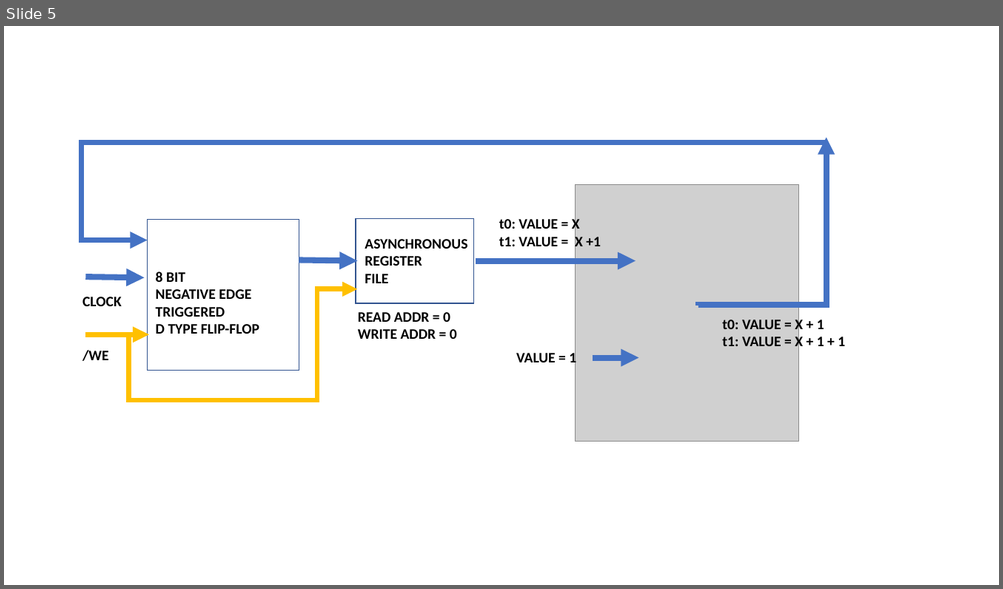
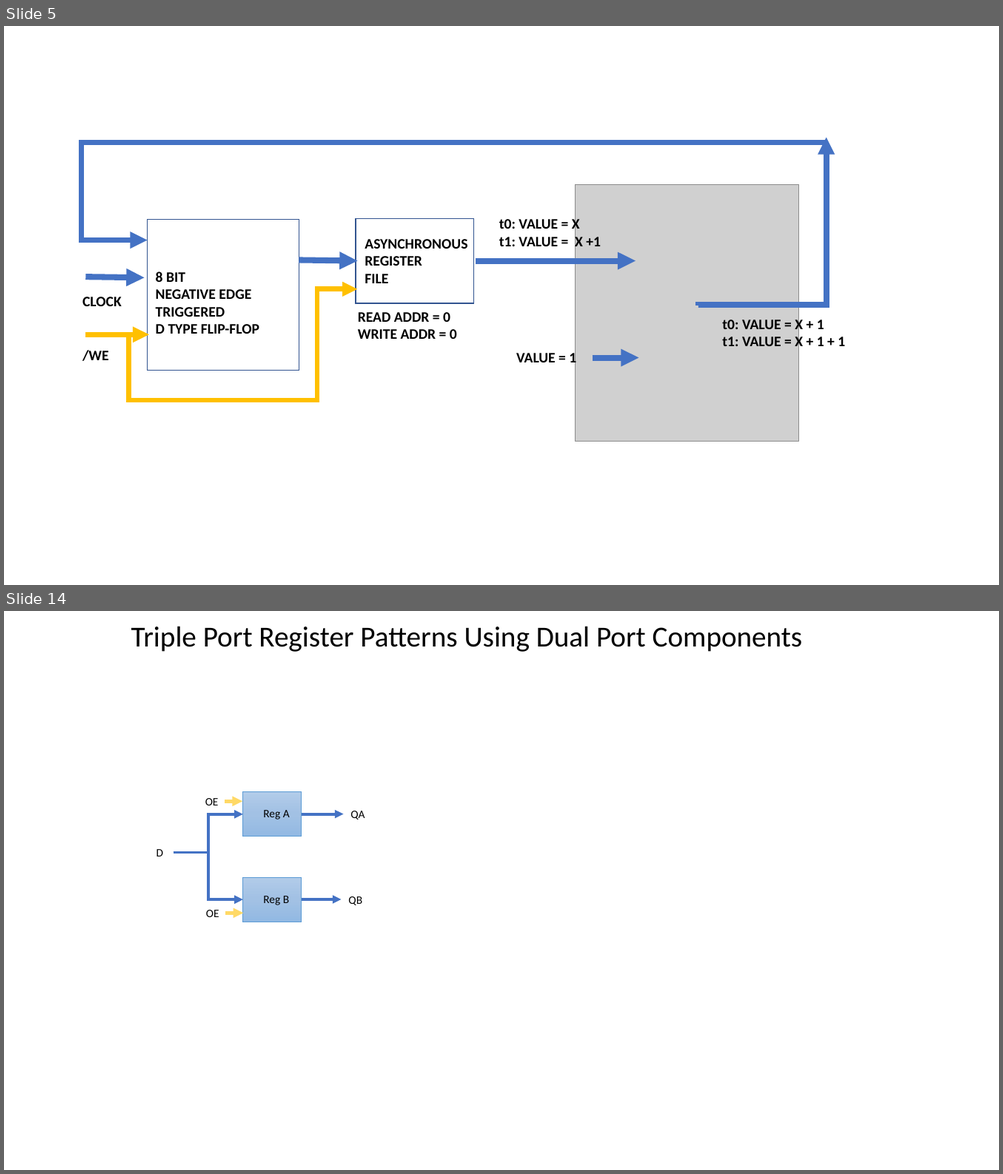
Before and after one commit to Johnlon/spam-1, a slide deck: docs/Components.pptx. Shown one above the other, each under a label of ours: slide 5 before the commit, slides 5 and 14 after it; the slides between them are not shown. The pictures are 1003x589 and 1003x1174 pixels, drawn with LibreOffice and Linux fonts; fonts in the diff are those of the drawing; grey boxes stand for pictures. Boxes give left, top, right and bottom in pixels: in the first picture for what was removed or moved away, otherwise in the second. Text is boxed around its words. In the diff, an @@ line names an element or a change of style, - is before the commit and + after.

```diff
--- a/docs/Components.pptx
+++ b/docs/Components.pptx
@@ slide 14 added at (x1=4, y1=611, x2=999, y2=1170), background #FFFFFF @@
@@ text added at (x1=131, y1=626, x2=802, y2=652), 28 pt, text #000000 @@
+Triple Port Register Patterns Using Dual Port Components
@@ text added at (x1=205, y1=798, x2=219, y2=806), 11 pt, text #000000 @@
+OE
@@ arrow added from (225, 801) to (243, 801), #FFD966 3.25 pt @@
@@ rectangle added at (x1=243, y1=792, x2=301, y2=837), fill gradient #B1CBE9 to #A3C1E5 to #93B9E4, outline #5B9BD5 0.5 pt, 11 pt, text #000000 @@
+Reg A
@@ elbow arrow added from (173, 853) to (243, 815), #4472C4 2.75 pt @@
@@ elbow arrow added from (301, 815) to (344, 814), #4472C4 2.75 pt @@
@@ text added at (x1=350, y1=811, x2=364, y2=820), 11 pt, text #000000 @@
+QA
@@ text added at (x1=156, y1=849, x2=163, y2=857), 11 pt, text #000000 @@
+D
@@ elbow arrow added from (173, 853) to (243, 900), #4472C4 2.75 pt @@
@@ rectangle added at (x1=243, y1=877, x2=301, y2=922), fill gradient #B1CBE9 to #A3C1E5 to #93B9E4, outline #5B9BD5 0.5 pt, 11 pt, text #000000 @@
+Reg B
@@ text added at (x1=348, y1=897, x2=362, y2=906), 11 pt, text #000000 @@
+QB
@@ text added at (x1=206, y1=910, x2=219, y2=917), 11 pt, text #000000 @@
+OE
@@ arrow added from (225, 913) to (244, 913), #FFD966 3.25 pt @@
@@ elbow arrow added from (301, 900) to (341, 900), #4472C4 2.75 pt @@
```
Also in this commit, not shown: 10 other slides added, 3 other files.
